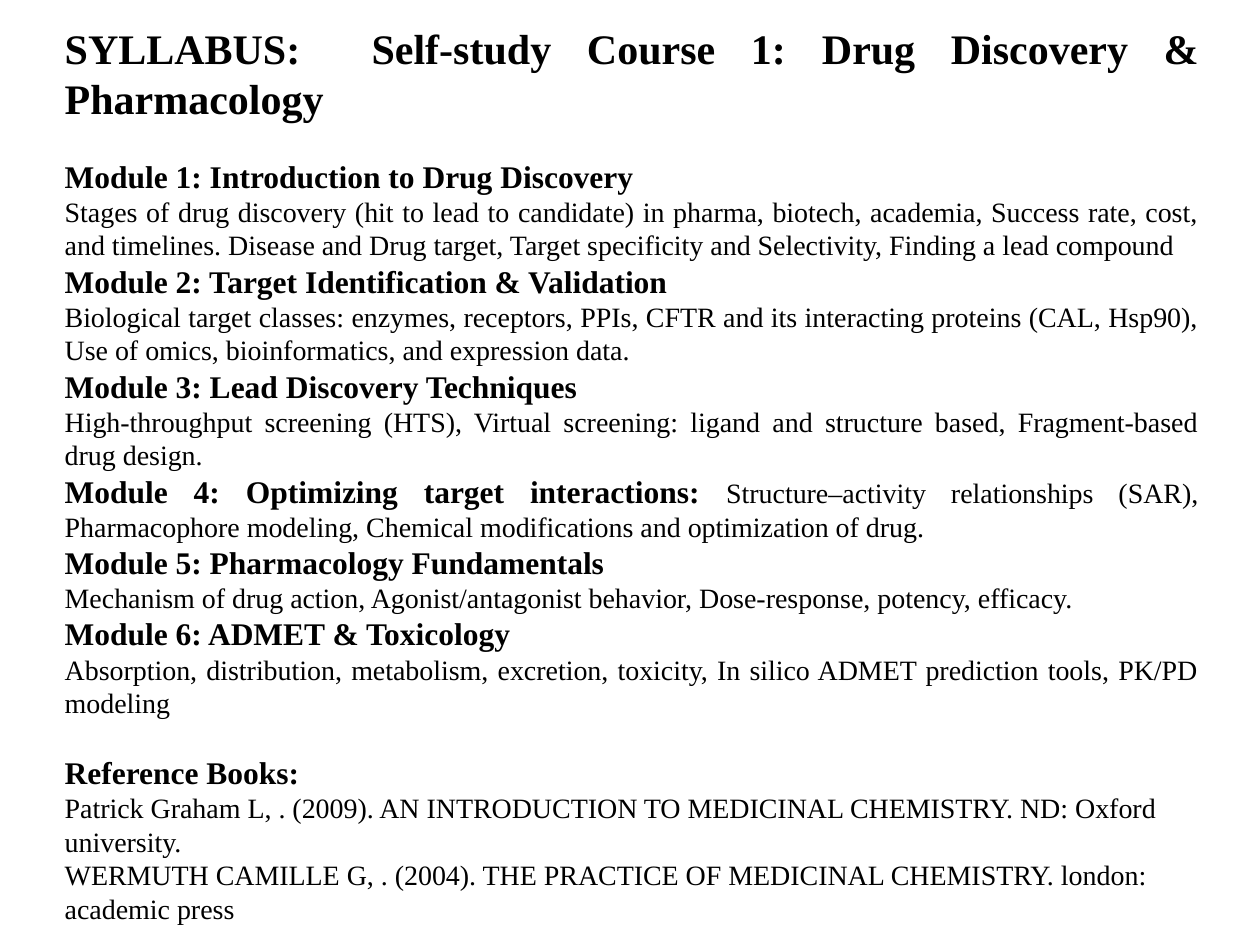
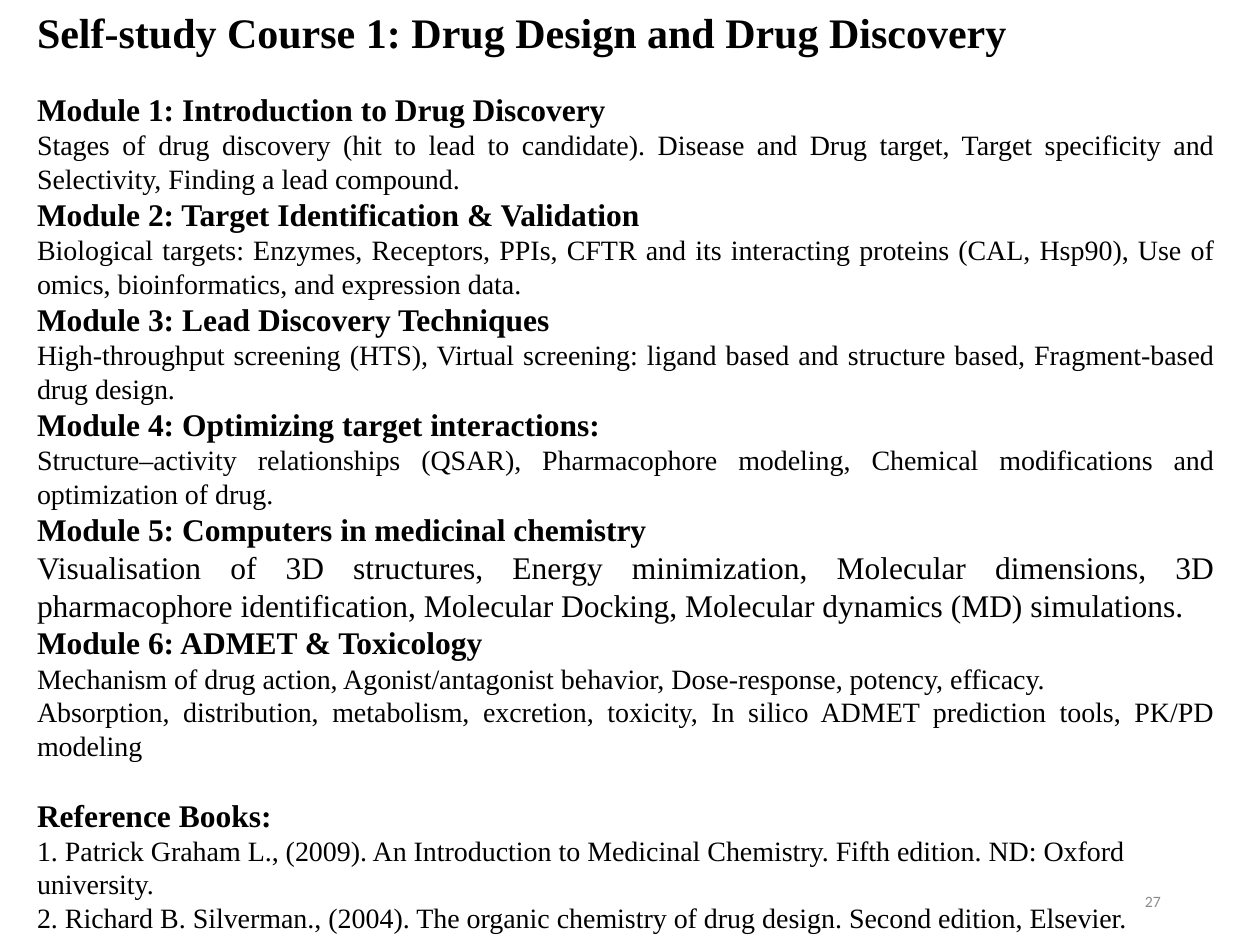
Before and after one commit to Vinoth0202/Training-to-Divya, a slide deck: slide 27 of DC - Dhivya G.pptx (slide 28 before the commit). Drawn at 1260x945 pixels with LibreOffice and Linux fonts; fonts in the diff are those of the drawing. Boxes give left, top, right and bottom in pixels: in the first picture for what was removed or moved away, otherwise in the second. Text is boxed around its words. In the diff, an @@ line names an element or a change of style, - is before the commit and + after.

```diff
--- a/DC - Dhivya G.pptx
+++ b/DC - Dhivya G.pptx
@@ text "Self-study Course 1: Drug Design ...": place and size @@
-text "Self-study Course 1: Drug Design ..." at <box>65,34,1198,924</box>
+text "Self-study Course 1: Drug Design ..." at <box>37,18,1214,934</box>
@@ text at <box>37,18,1006,57</box>: text changed @@
-SYLLABUS: Self-study Course 1: Drug Discovery & Pharmacology
+Self-study Course 1: Drug Design and Drug Discovery
@@ text at <box>37,135,1213,195</box>: text changed @@
-Stages of drug discovery (hit to lead to candidate) in pharma, biotech, academia, Success rate, cost, and timelines. Disease and Drug target, Target specificity and Selectivity, Finding a lead compound
+Stages of drug discovery (hit to lead to candidate). Disease and Drug target, Target specificity and Selectivity, Finding a lead compound.
@@ text at <box>37,240,1214,300</box>: text changed @@
-Biological target classes: enzymes, receptors, PPIs, CFTR and its interacting proteins (CAL, Hsp90), Use of omics, bioinformatics, and expression data.
+Biological targets: Enzymes, Receptors, PPIs, CFTR and its interacting proteins (CAL, Hsp90), Use of omics, bioinformatics, and expression data.
@@ text at <box>37,345,1214,661</box>: text changed; size 16 to 18 pt @@
-High-throughput screening (HTS), Virtual screening: ligand and structure based, Fragment-based drug design.
-Module 4: Optimizing target interactions: Structure–activity relationships (SAR), Pharmacophore modeling, Chemical modifications and optimization of drug.
-Module 5: Pharmacology Fundamentals
+High-throughput screening (HTS), Virtual screening: ligand based and structure based, Fragment-based drug design.
+Module 4: Optimizing target interactions:
+Structure–activity relationships (QSAR), Pharmacophore modeling, Chemical modifications and optimization of drug.
+Module 5: Computers in medicinal chemistry
+Visualisation of 3D structures, Energy minimization, Molecular dimensions, 3D pharmacophore identification, Molecular Docking, Molecular dynamics (MD) simulations.
+Module 6: ADMET & Toxicology
@@ text at <box>65,623,510,652</box>: paragraph removed @@
-Module 6: ADMET & Toxicology
@@ text at <box>37,841,1127,934</box>: text changed @@
-Patrick Graham L, . (2009). AN INTRODUCTION TO MEDICINAL CHEMISTRY. ND: Oxford university.
-WERMUTH CAMILLE G, . (2004). THE PRACTICE OF MEDICINAL CHEMISTRY. london: academic press
+1. Patrick Graham L., (2009). An Introduction to Medicinal Chemistry. Fifth edition. ND: Oxford university.
+2. Richard B. Silverman., (2004). The organic chemistry of drug design. Second edition, Elsevier.
@@ page number added at <box>1145,897,1161,907</box>, 9 pt, text #8C8C8C @@
+27
```
Also in this commit, not shown: 28 other slides changed, 2 slides added, 4 slides removed, 1 other file.
